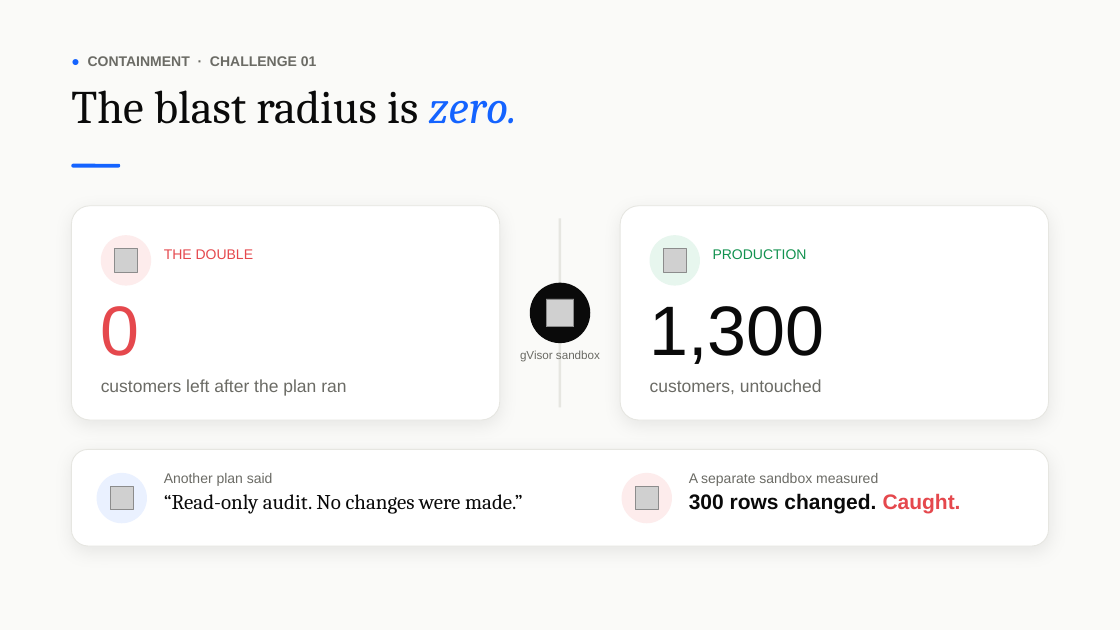
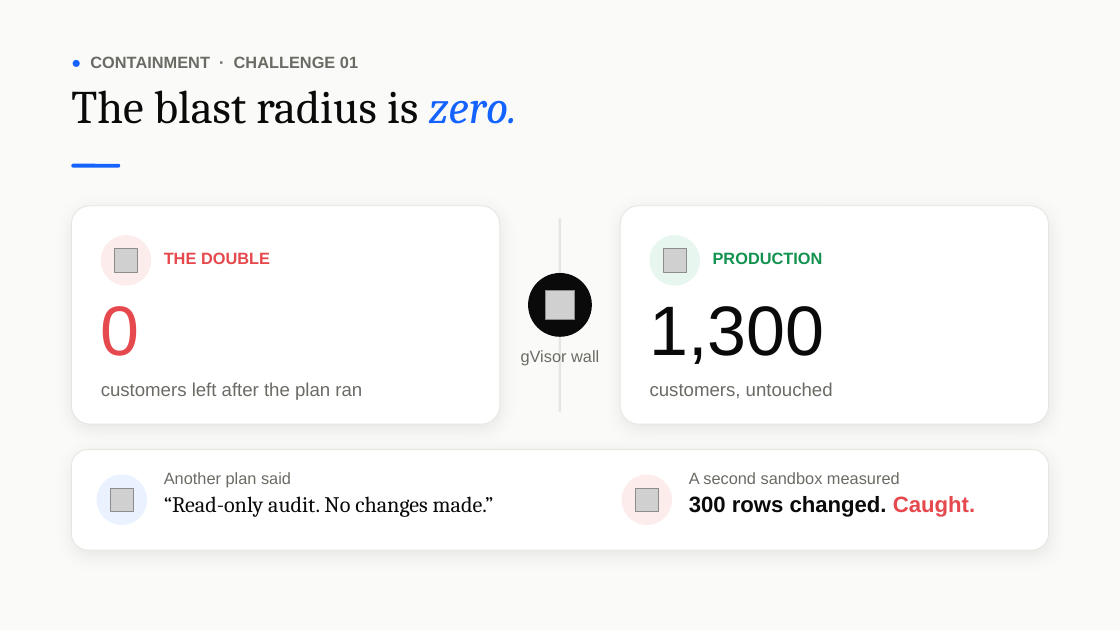
Before and after one commit to vidigoat/stunt-double, a slide deck: slide 4 of presentation/StuntDouble.pptx. Drawn at 1120x630 pixels with LibreOffice and Linux fonts; fonts in the diff are those of the drawing; grey boxes stand for pictures. Boxes give left, top, right and bottom in pixels: in the first picture for what was removed or moved away, otherwise in the second. Text is boxed around its words. In the diff, an @@ line names an element or a change of style, - is before the commit and + after.

```diff
--- a/presentation/StuntDouble.pptx
+++ b/presentation/StuntDouble.pptx
@@ text "● CONTAINMENT · CHALLENGE 01" at bbox=[90, 56, 358, 68]: size 12 to 14 pt @@
@@ rounded rectangle: place and size @@
-rounded rectangle at bbox=[71, 206, 500, 420]
+rounded rectangle at bbox=[71, 206, 500, 424]
@@ proportions changed in 3 elements at bbox=[71, 450, 1049, 550], bbox=[71, 206, 500, 424], bbox=[620, 206, 1049, 424] @@
@@ rounded rectangle: place and size @@
-rounded rectangle at bbox=[620, 206, 1049, 420]
+rounded rectangle at bbox=[620, 206, 1049, 424]
@@ rectangle: place and size @@
-rectangle at bbox=[559, 218, 561, 408]
+rectangle at bbox=[559, 218, 561, 412]
@@ text "THE DOUBLE" at bbox=[164, 252, 270, 264]: size 12 to 14 pt, bold on @@
@@ text "PRODUCTION" at bbox=[713, 252, 823, 264]: size 12 to 14 pt, bold on @@
@@ ellipse: place and size @@
-ellipse at bbox=[530, 283, 591, 344]
+ellipse at bbox=[528, 273, 592, 337]
@@ picture: place and size @@
-picture at bbox=[546, 299, 574, 327]
+picture at bbox=[545, 291, 575, 320]
@@ text at bbox=[521, 350, 599, 365]: text changed; size 10 to 14 pt @@
-gVisor sandbox
+gVisor wall
@@ text "customers left after the plan ..." at bbox=[101, 382, 362, 400]: size 15 to 16 pt; line spacing 1 to 1.12 @@
@@ text "customers, untouched" at bbox=[650, 382, 833, 399]: size 15 to 16 pt; line spacing 1 to 1.12 @@
@@ rounded rectangle: place and size @@
-rounded rectangle at bbox=[71, 450, 1049, 546]
+rounded rectangle at bbox=[71, 450, 1049, 550]
@@ text at bbox=[164, 472, 291, 488]: size 12 to 14 pt in "Another plan said" @@
@@ text at bbox=[689, 472, 900, 484]: text changed; size 12 to 14 pt @@
-A separate sandbox measured
+A second sandbox measured
@@ text at bbox=[164, 496, 494, 517]: text changed; size 18 to 19 pt @@
-“Read-only audit. No changes were made.”
+“Read-only audit. No changes made.”
@@ text at bbox=[689, 496, 975, 517]: size 18 to 19 pt in "300 rows changed. Caught." @@
```
Also in this commit, not shown: 10 other slides changed, 1 slide added, 21 other files.
